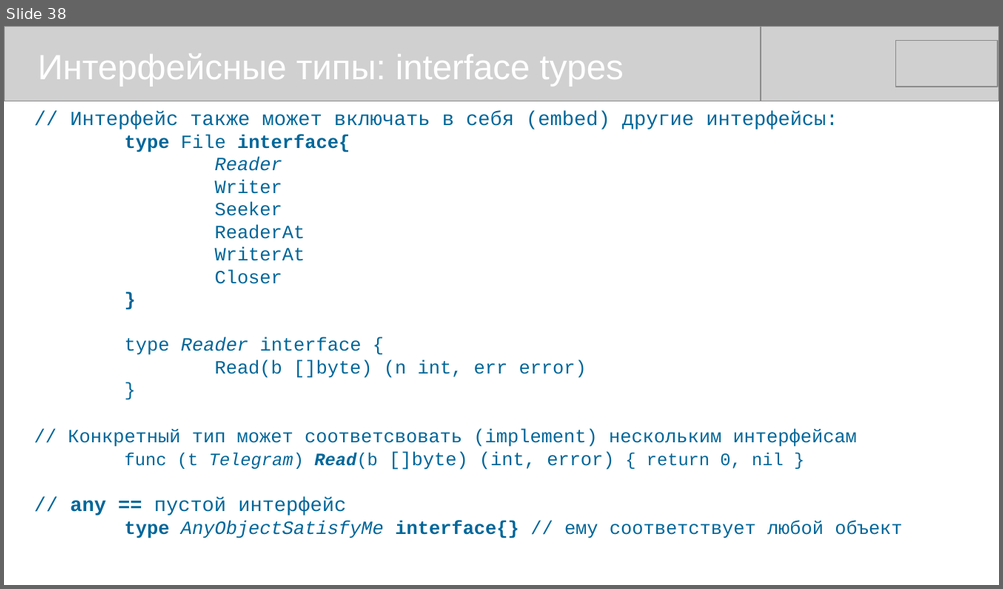
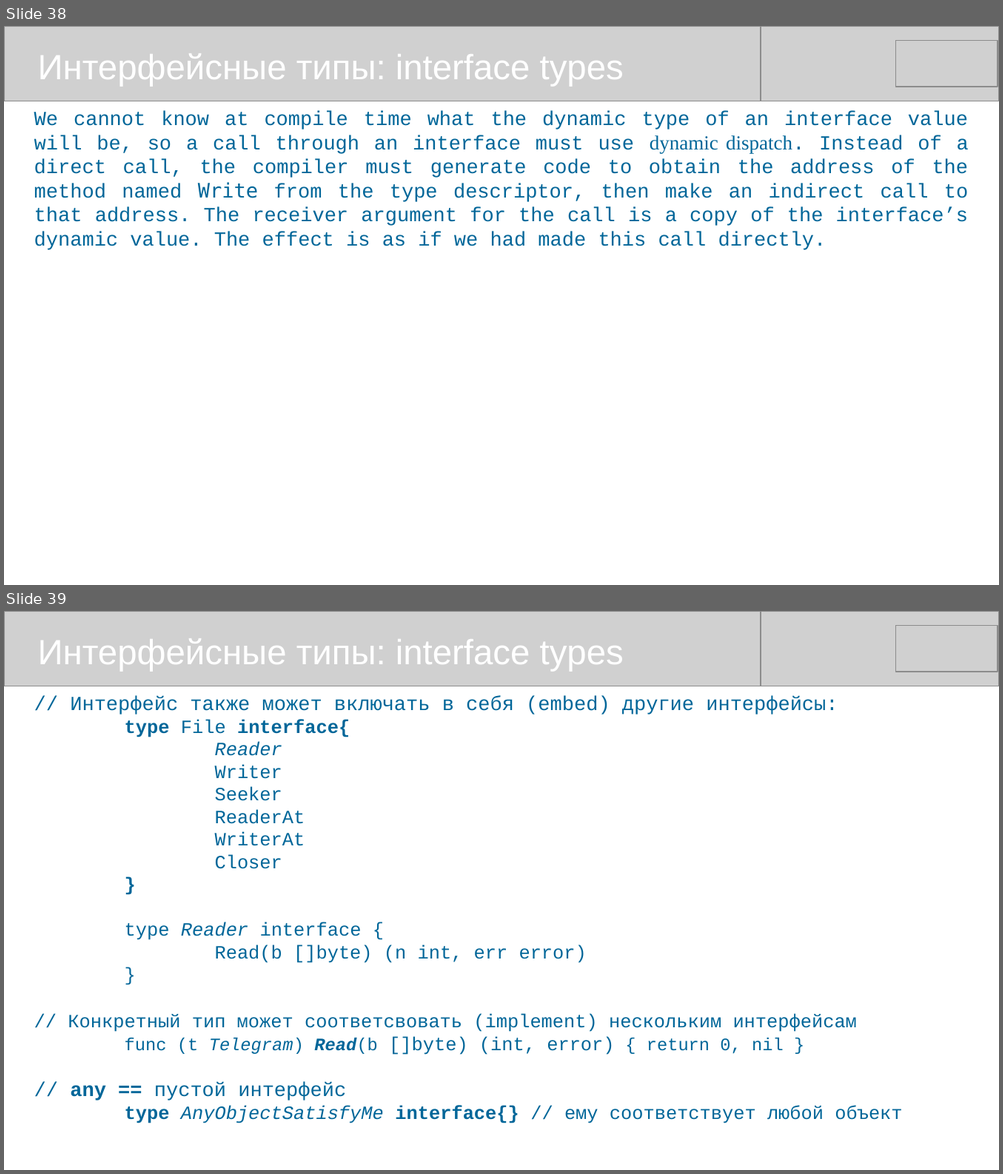
Before and after one commit to mike-shock/Go_language, a slide deck: tutorial/Go_Intro.odp. Shown one above the other, each under a label of ours: slide 38 before the commit, slides 38 and 39 after it. The pictures are 1003x589 and 1003x1174 pixels, drawn with LibreOffice and Linux fonts; fonts in the diff are those of the drawing; grey boxes stand for pictures. Boxes give left, top, right and bottom in pixels: in the first picture for what was removed or moved away, otherwise in the second. Text is boxed around its words. In the diff, an @@ line names an element or a change of style, - is before the commit and + after.

```diff
--- a/tutorial/Go_Intro.odp
+++ b/tutorial/Go_Intro.odp
@@ slide 38 added at <box>4,26,999,585</box>, background #FFFFFF @@
@@ picture added at <box>4,26,760,101</box> @@
@@ picture added at <box>242,26,999,101</box> @@
@@ picture added at <box>896,41,998,87</box> @@
@@ text added at <box>38,53,623,86</box>, 28 pt, text #FFFFFF @@
+Интерфейсные типы: interface types
@@ text added at <box>34,111,968,250</box>, 16 pt, text #006699 @@
+We cannot know at compile time what the dynamic type of an interface value will be, so a call through an interface must use dynamic dispatch. Instead of a direct call, the compiler must generate code to obtain the address of the method named Write from the type descriptor, then make an indirect call to that address. The receiver argument for the call is a copy of the interface’s dynamic value. The effect is as if we had made this call directly.
@@ what was slide 38 is now slide 39 @@
```
Also in this commit, not shown: 2 other slides added, 3 other files.
